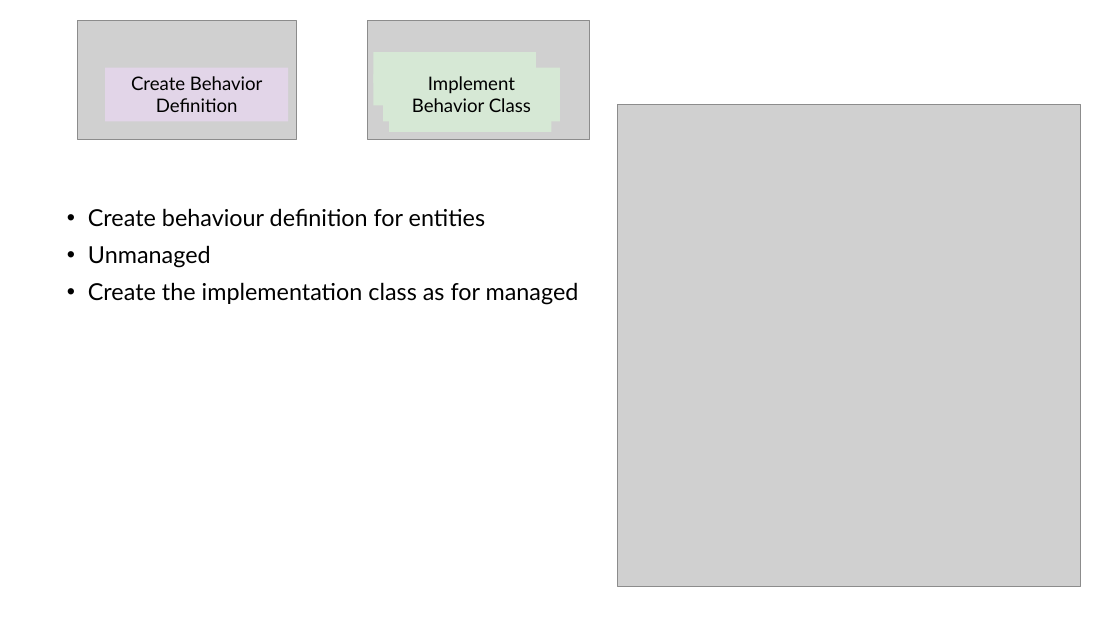
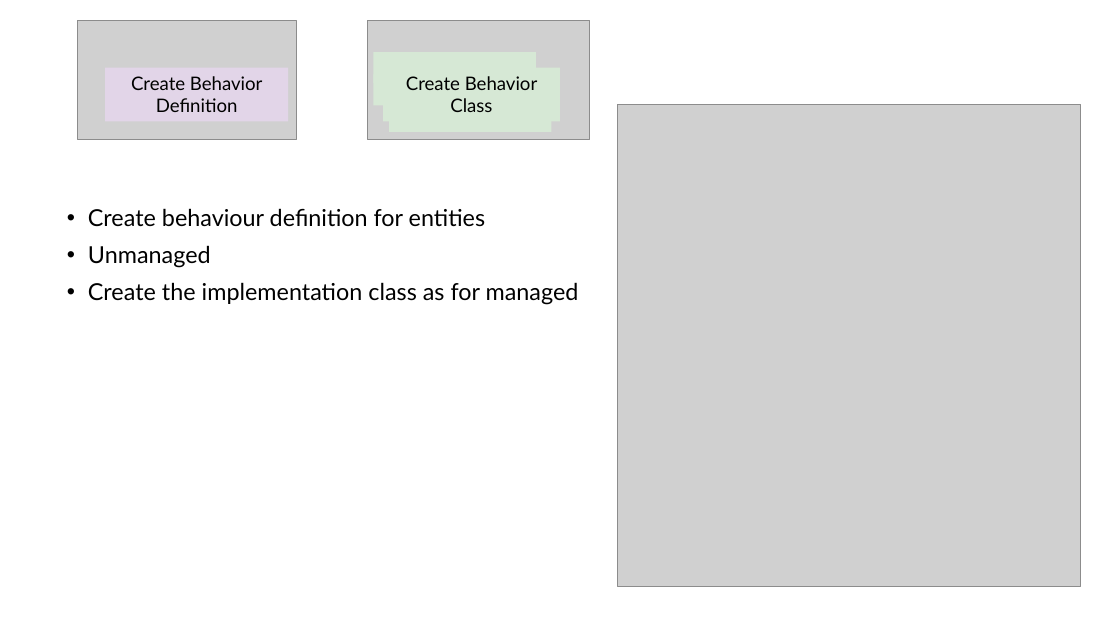
Before and after one commit to DevelopmentBvise/Schulung, a slide deck: slide 3 of RAP Managed : Unmanaged Presentation/RAP_DEMO_DOKU_unmanaged_en.pptx. Drawn at 1120x630 pixels with LibreOffice and Linux fonts; fonts in the diff are those of the drawing; grey boxes stand for pictures. Boxes give left, top, right and bottom in pixels: in the first picture for what was removed or moved away, otherwise in the second. Text is boxed around its words. In the diff, an @@ line names an element or a change of style, - is before the commit and + after.

```diff
--- a/RAP Managed : Unmanaged Presentation/RAP_DEMO_DOKU_unmanaged_en.pptx
+++ b/RAP Managed : Unmanaged Presentation/RAP_DEMO_DOKU_unmanaged_en.pptx
@@ text at (x1=406, y1=76, x2=538, y2=112): text changed @@
-Implement Behavior Class
+Create Behavior Class
```
Also in this commit, not shown: 3 other files.
